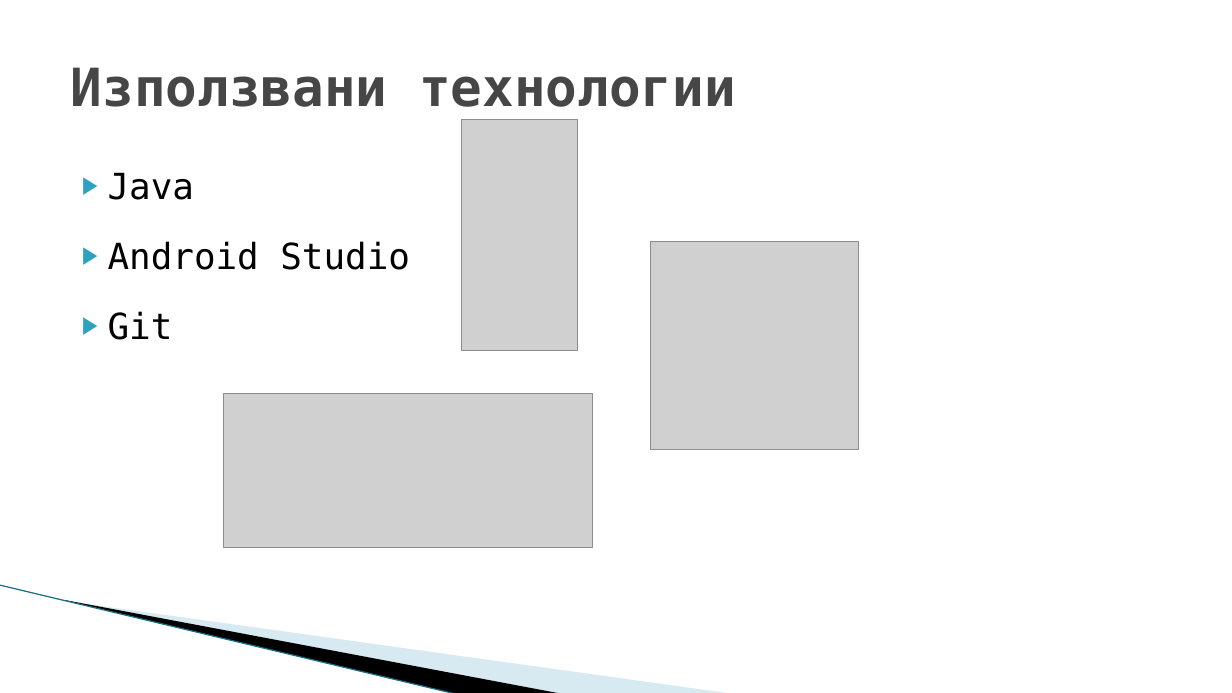
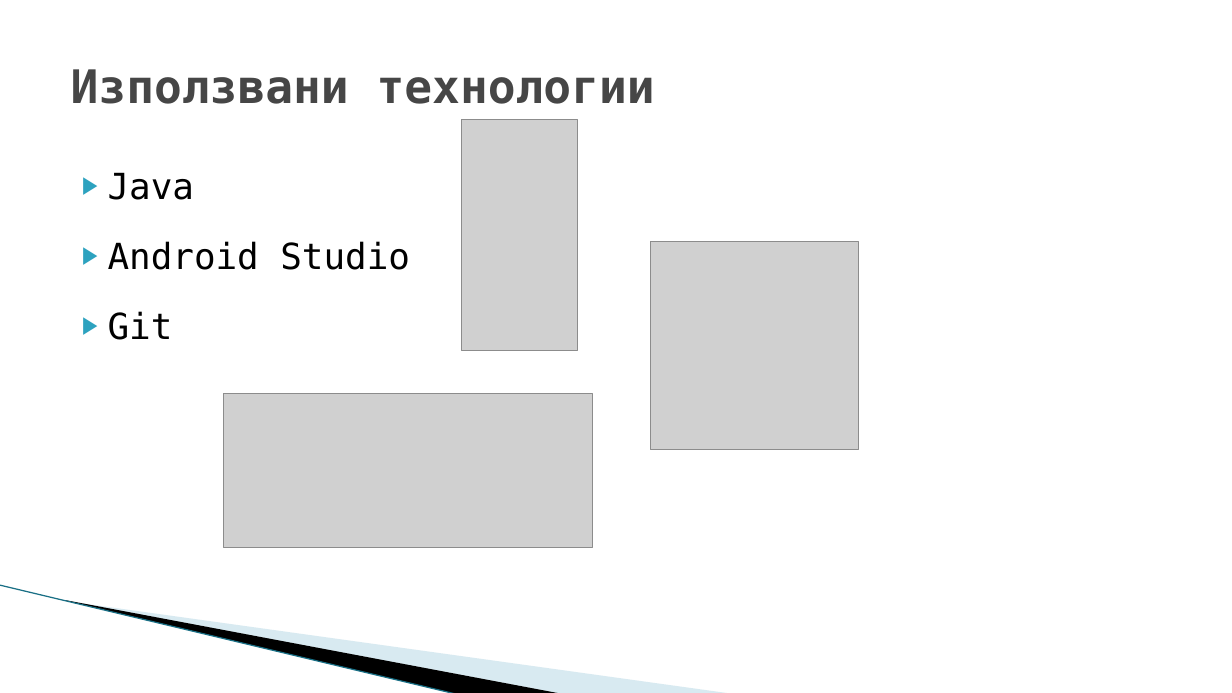
Before and after one commit to sashe944/TestV2Documentation, a slide deck: slide 3 of Мобилен модул за тестова система.pptx. Drawn at 1232x693 pixels with LibreOffice and Linux fonts; fonts in the diff are those of the drawing; grey boxes stand for pictures; background and template pictures are left out. Boxes give left, top, right and bottom in pixels: in the first picture for what was removed or moved away, otherwise in the second. Text is boxed around its words. In the diff, an @@ line names an element or a change of style, - is before the commit and + after.

```diff
--- a/Мобилен модул за тестова система.pptx
+++ b/Мобилен модул за тестова система.pptx
@@ title "Използвани технологии" at (x1=71, y1=69, x2=655, y2=104): size 41 to 36 pt @@
```
Also in this commit, not shown: 7 other slides changed, 1 slide added, 3 other files.
